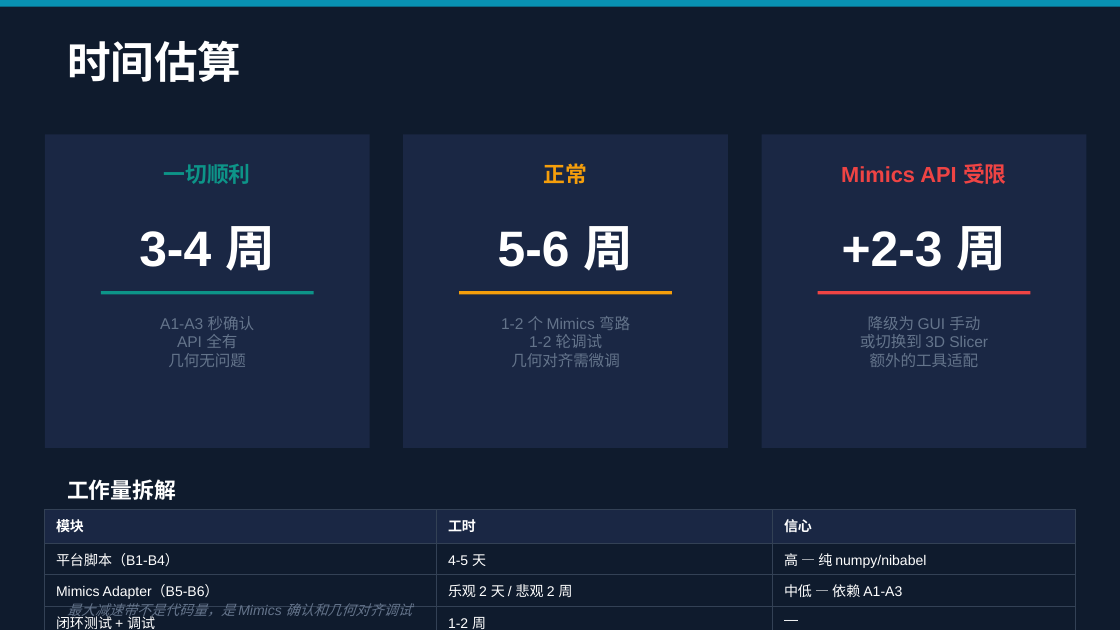
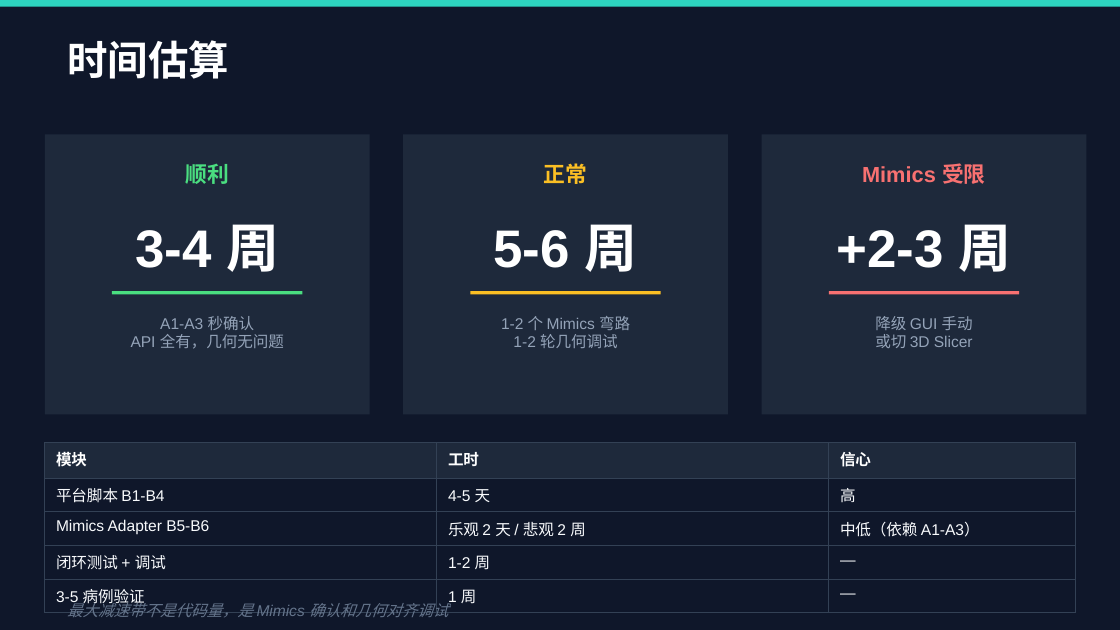
Before and after one commit to ShijianRuan/SegmentationPlatform, a slide deck: slide 15 of SegmentationPlatform_Architecture.pptx. Drawn at 1120x630 pixels with LibreOffice and Linux fonts; fonts in the diff are those of the drawing. Boxes give left, top, right and bottom in pixels: in the first picture for what was removed or moved away, otherwise in the second. Text is boxed around its words. In the diff, an @@ line names an element or a change of style, - is before the commit and + after.

Commit message:
fix: 修复 PPT 设计和格式问题 - 重写排版、配色、表格修复

```diff
--- a/SegmentationPlatform_Architecture.pptx
+++ b/SegmentationPlatform_Architecture.pptx
@@ background #0F1B2D to #0F172A @@
@@ rectangle at [0, 0, 1120, 7]: fill #0891B2 to #2DD4BF @@
@@ text "时间估算" at [67, 40, 229, 79]: size 28 to 26 pt @@
@@ rectangle: place and size @@
-rectangle at [45, 134, 370, 448]
+rectangle at [45, 134, 370, 414]
@@ rectangle: place and size @@
-rectangle at [403, 134, 728, 448]
+rectangle at [403, 134, 728, 414]
@@ fill #1A2744 to #1E293B in 3 elements at [45, 134, 370, 414], [403, 134, 728, 414], [762, 134, 1086, 414] @@
@@ rectangle: place and size @@
-rectangle at [762, 134, 1086, 448]
+rectangle at [762, 134, 1086, 414]
@@ text at [185, 164, 229, 184]: text changed; text colour #0D9488 to #4ADE80 @@
-一切顺利
+顺利
@@ text "正常" at [544, 163, 588, 184]: text colour #F59E0B to #FBBF24 @@
@@ text at [862, 163, 986, 184]: text changed; text colour #EF4444 to #F87171 @@
-Mimics API 受限
+Mimics 受限
@@ size 32 to 34 pt in 3 elements at [135, 224, 279, 272], [494, 224, 638, 272], [837, 224, 1011, 272] @@
@@ rectangle: place and size @@
-rectangle at [101, 291, 314, 295]
+rectangle at [112, 291, 302, 295]
@@ rectangle at [112, 291, 302, 295]: fill #0D9488 to #4ADE80 @@
@@ rectangle: place and size @@
-rectangle at [459, 291, 672, 295]
+rectangle at [470, 291, 661, 295]
@@ rectangle at [470, 291, 661, 295]: fill #F59E0B to #FBBF24 @@
@@ rectangle: place and size @@
-rectangle at [818, 291, 1030, 295]
+rectangle at [829, 291, 1019, 295]
@@ rectangle at [829, 291, 1019, 295]: fill #EF4444 to #F87171 @@
@@ text at [160, 316, 255, 330]: text colour #64748B to #94A3B8 in "A1-A3 秒确认" @@
@@ text at [501, 316, 630, 330]: text colour #64748B to #94A3B8 in "1-2 个 Mimics 弯路" @@
@@ text at [875, 316, 973, 348]: text changed; text colour #64748B to #94A3B8 @@
-降级为 GUI 手动
-或切换到 3D Slicer
-额外的工具适配
+降级 GUI 手动
+或切 3D Slicer
@@ text at [131, 334, 284, 349]: text changed; text colour #64748B to #94A3B8 @@
-API 全有
-几何无问题
+API 全有，几何无问题
@@ text at [513, 334, 618, 348]: text changed; text colour #64748B to #94A3B8 @@
-1-2 轮调试
-几何对齐需微调
+1-2 轮几何调试
@@ table at [45, 442, 1075, 612] @@
-row 2, column 1: 平台脚本（B1-B4）
+row 2, column 1: 平台脚本 B1-B4
-row 2, column 3: 高 — 纯 numpy/nibabel
+row 2, column 3: 高
-row 3, column 1: Mimics Adapter（B5-B6）
+row 3, column 1: Mimics Adapter B5-B6
-row 3, column 3: 中低 — 依赖 A1-A3
+row 3, column 3: 中低（依赖 A1-A3）
@@ fill #1A2744 to #1E293B in row 1 @@
@@ fill none to #0F172A in 12 cells @@
@@ size 9 to 10 pt in "模块", "工时", "信心", "4-5 天" and 7 more places @@
@@ text colour #FFFFFF to #F8FAFC in "4-5 天", "乐观 2 天 / 悲观 2 周", "闭环测试 + 调试", "1-2 周" and 4 more places @@
@@ table: place and size @@
-table at [45, 510, 1075, 630]
+table at [45, 442, 1075, 612]
@@ text removed at [67, 479, 176, 500] @@
-工作量拆解
@@ text "最大减速带不是代码量，是 Mimics 确认和几何对齐调试" at [67, 599, 449, 617]: size 9 to 10 pt @@
```
Also in this commit, not shown: 13 other slides changed, 1 slide added, 1 slide removed, 2 other files.
